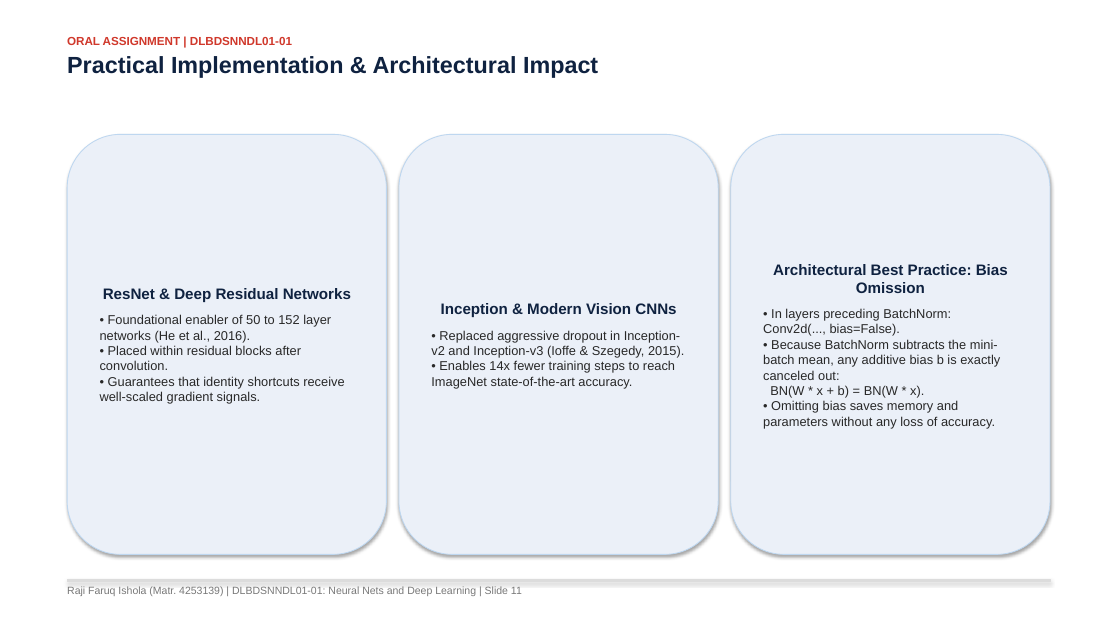
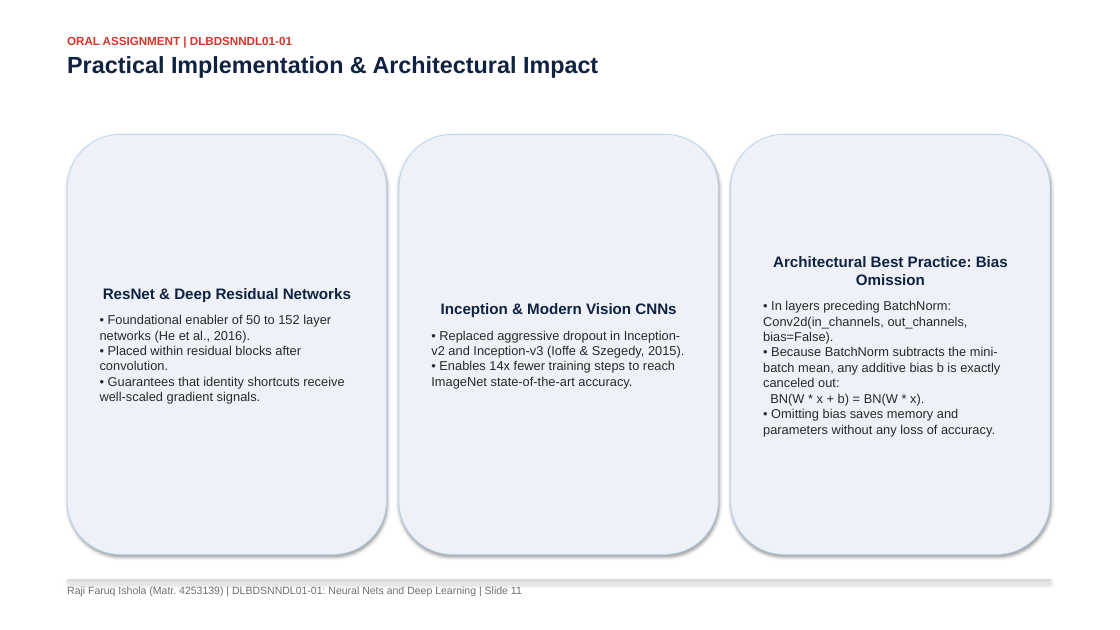
Before and after one commit to rajifaruq2021-hue/dl_batch_normalization_study, a slide deck: slide 11 of presentation/20261103_Raji_FaruqIshola_4253139_DLBDSNNDL01_Presentation.pptx. Drawn at 1120x630 pixels with LibreOffice and Linux fonts; fonts in the diff are those of the drawing. Boxes give left, top, right and bottom in pixels: in the first picture for what was removed or moved away, otherwise in the second. Text is boxed around its words. In the diff, an @@ line names an element or a change of style, - is before the commit and + after.

```diff
--- a/presentation/20261103_Raji_FaruqIshola_4253139_DLBDSNNDL01_Presentation.pptx
+++ b/presentation/20261103_Raji_FaruqIshola_4253139_DLBDSNNDL01_Presentation.pptx
@@ rounded rectangle "Architectural Best Practice: Bias Omission" at bbox=[731, 134, 1050, 555]: fill #EBF0F8 to #EEF2F8 @@
@@ text in rounded rectangle at bbox=[763, 300, 1000, 436]: text changed @@
-• In layers preceding BatchNorm: Conv2d(..., bias=False).
-• Because BatchNorm subtracts the mini-batch mean, any additive bias b is exactly canceled out:
-BN(W * x + b) = BN(W * x).
-• Omitting bias saves memory and parameters without any loss of accuracy.
+• In layers preceding BatchNorm: Conv2d(in_channels, out_channels, bias=False).
+• Because BatchNorm subtracts the mini-batch mean, any additive bias b is exactly canceled out:
+BN(W * x + b) = BN(W * x).
+• Omitting bias saves memory and parameters without any loss of accuracy.
```
Also in this commit, not shown: 14 other slides changed, 4 other files.
